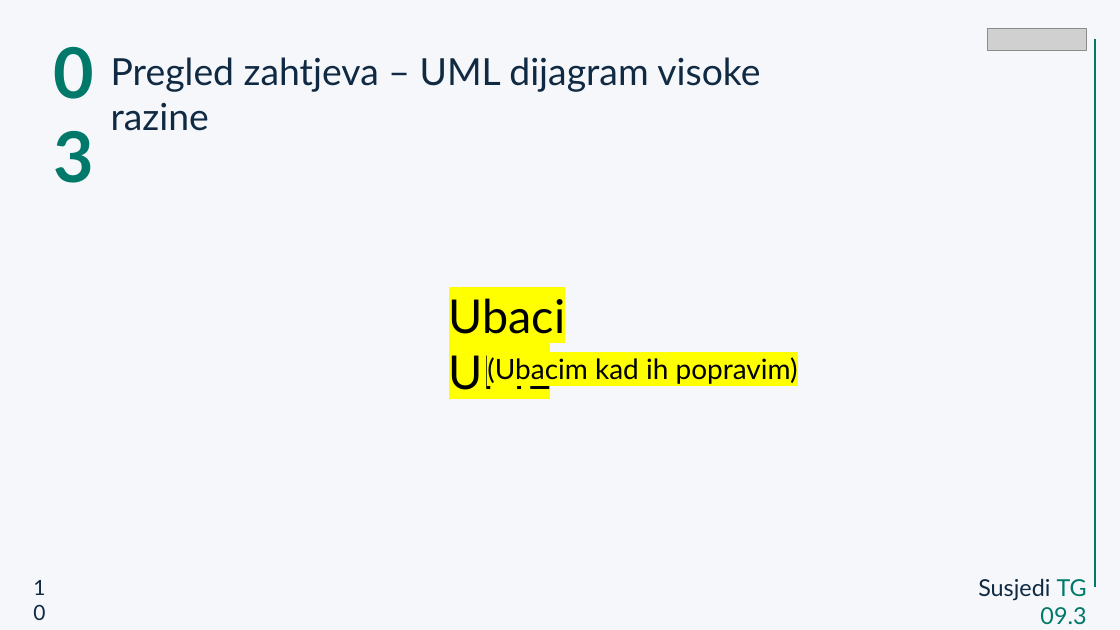
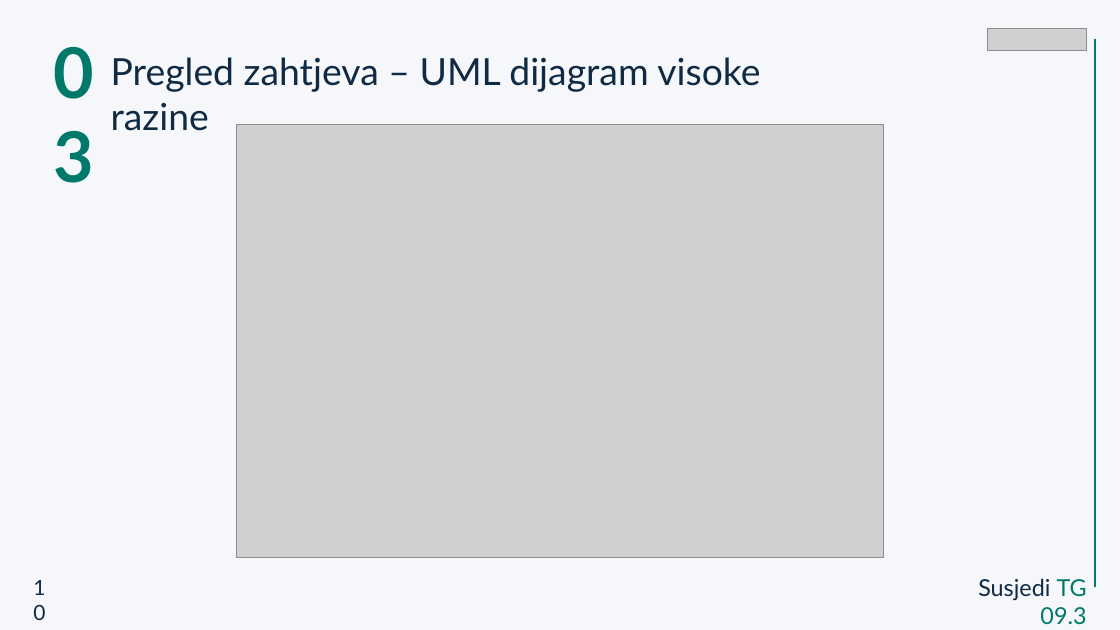
Before and after one commit to f-matijevic/susjedi, a slide deck: slide 10 of docs/PROINZ_TG09.3_susjedi.pptx. Drawn at 1120x630 pixels with LibreOffice and Linux fonts; fonts in the diff are those of the drawing; grey boxes stand for pictures. Boxes give left, top, right and bottom in pixels: in the first picture for what was removed or moved away, otherwise in the second. Text is boxed around its words. In the diff, an @@ line names an element or a change of style, - is before the commit and + after.

```diff
--- a/docs/PROINZ_TG09.3_susjedi.pptx
+++ b/docs/PROINZ_TG09.3_susjedi.pptx
@@ picture added at (x1=237, y1=124, x2=884, y2=558) @@
@@ text removed at (x1=449, y1=292, x2=566, y2=390) @@
-Ubaci UML
@@ text removed at (x1=487, y1=357, x2=798, y2=384) @@
-(Ubacim kad ih popravim)
```
Also in this commit, not shown: 6 other slides changed, 1 other file.
